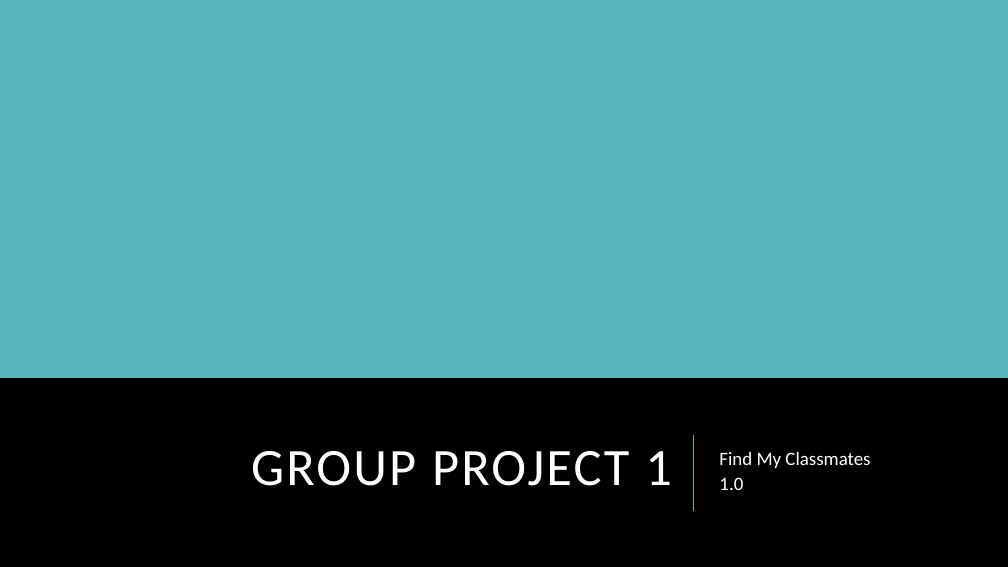
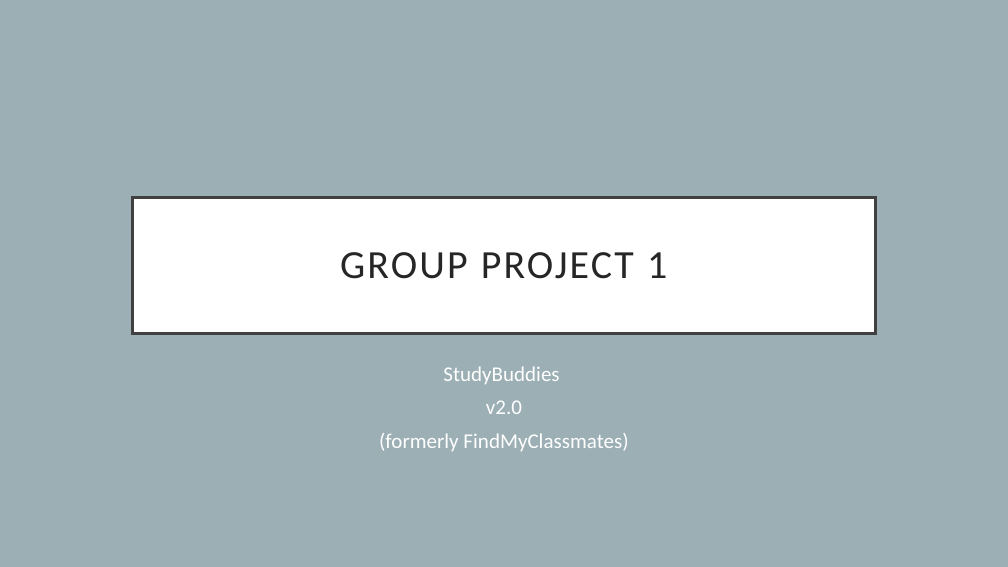
Before and after one commit to Randy424/MobileProgrammingProject1, a slide deck: slide 1 of mobile_pres_1.pptx. Drawn at 1008x567 pixels with LibreOffice and Linux fonts; fonts in the diff are those of the drawing. Boxes give left, top, right and bottom in pixels: in the first picture for what was removed or moved away, otherwise in the second. Text is boxed around its words. In the diff, an @@ line names an element or a change of style, - is before the commit and + after.

```diff
--- a/mobile_pres_1.pptx
+++ b/mobile_pres_1.pptx
@@ background #000000 to #9BAFB5 @@
@@ rectangle removed at box(0, 0, 1008, 378) @@
@@ title "GROUP PROJECT 1": place and size @@
-title "GROUP PROJECT 1" at box(251, 451, 672, 486)
+title "GROUP PROJECT 1" at box(132, 197, 876, 333)
@@ title "GROUP PROJECT 1" at box(132, 197, 876, 333): size 50 to 38 pt, text colour #FFFFFF to #262626; alignment right to centre; line spacing 0.8 to 0.9; fill none to #FFFFFF; outline none to #404040 3 pt @@
@@ subtitle "StudyBuddies" at box(379, 366, 628, 451): vertical alignment middle to top @@
@@ subtitle at box(379, 366, 628, 451): text changed; size 18 to 20 pt @@
-Find My Classmates
-1.0
+StudyBuddies
+v2.0
+(formerly FindMyClassmates)
@@ line removed from (693, 511) to (693, 436) @@
```
Also in this commit, not shown: 6 other slides changed, 1 slide added, 1 other file.
